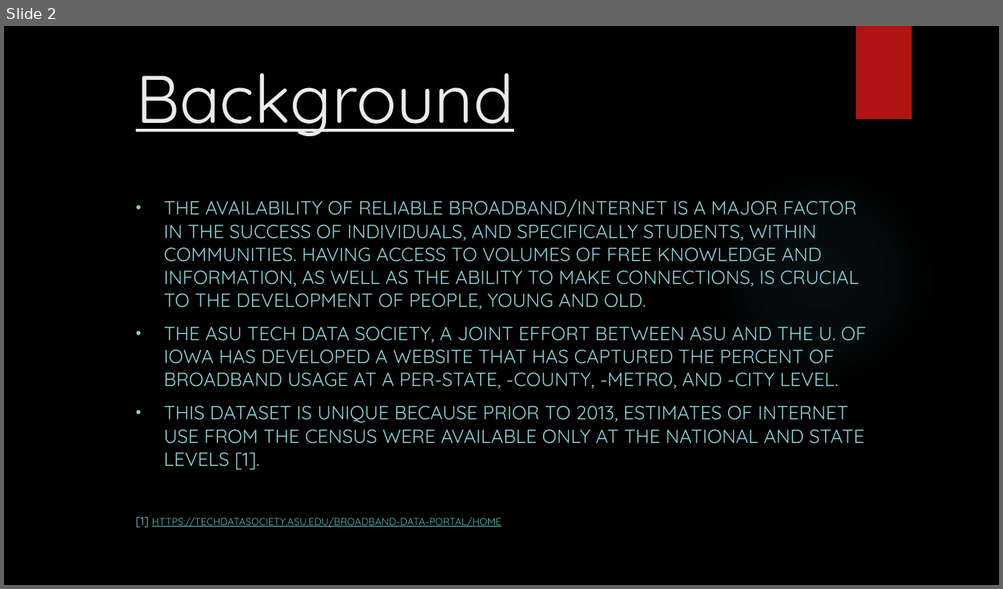
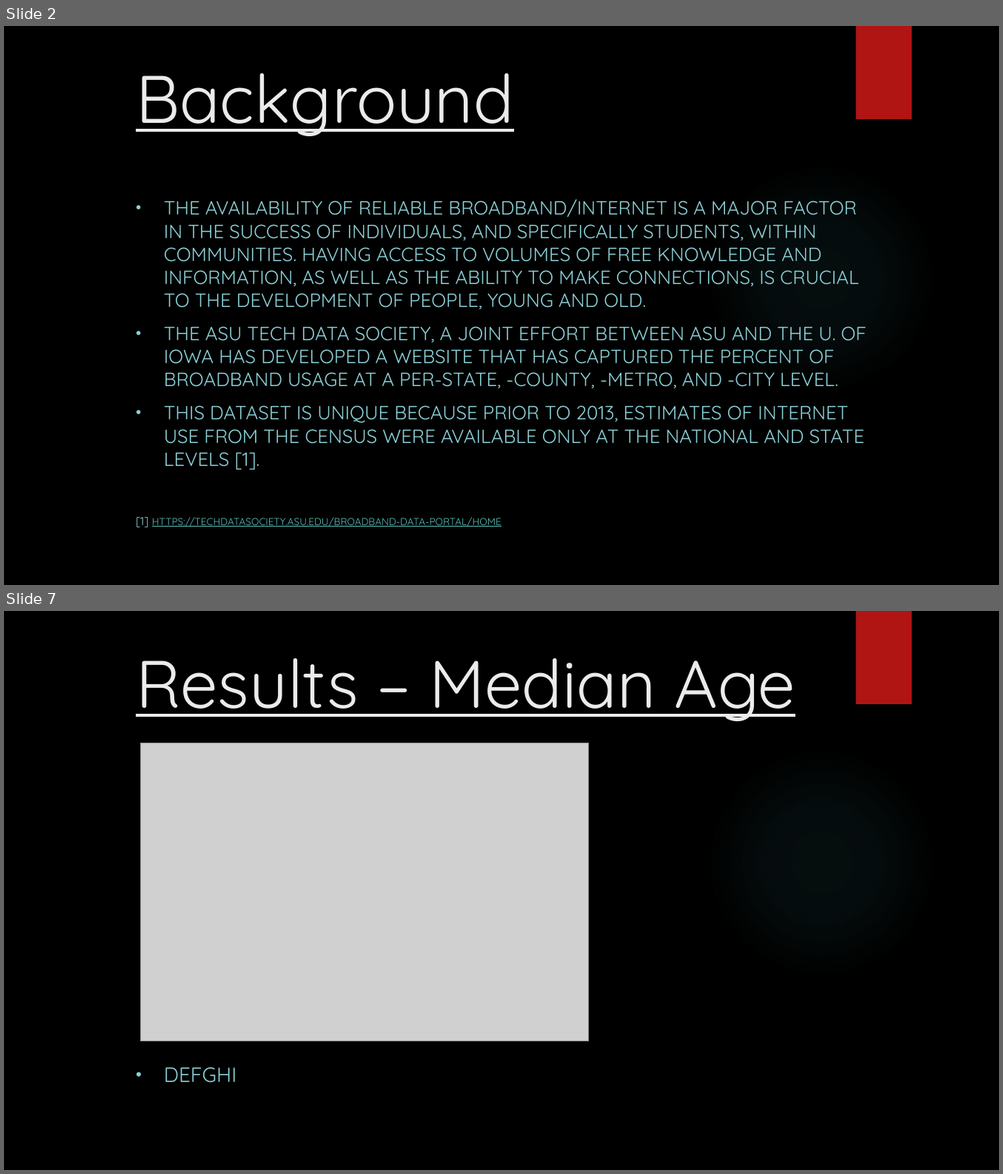
Before and after one commit to Falcon-d/Project-1-Broadband-Access, a slide deck: Project 1 Deck.pptx. Shown one above the other, each under a label of ours: slide 2 before the commit, slides 2 and 7 after it; the slides between them are not shown. The pictures are 1003x589 and 1003x1174 pixels, drawn with LibreOffice and Linux fonts; fonts in the diff are those of the drawing; grey boxes stand for pictures; background and template pictures are left out. Boxes give left, top, right and bottom in pixels: in the first picture for what was removed or moved away, otherwise in the second. Text is boxed around its words. In the diff, an @@ line names an element or a change of style, - is before the commit and + after.

```diff
--- a/Project 1 Deck.pptx
+++ b/Project 1 Deck.pptx
@@ slide 7 added at [4, 611, 999, 1170], background picture (left out); not listed: 2 template elements that a slide beside it also shows @@
@@ title added at [136, 658, 796, 721], 64.8 pt, text #EBEBEB, underline @@
+Results – Median Age
@@ picture added at [142, 743, 589, 1042] @@
@@ subtitle added at [164, 1068, 236, 1083], 20 pt, text #8AD0D6 @@
+• DEFGHI
```
Also in this commit, not shown: 5 slides changed, 8 other slides added.
